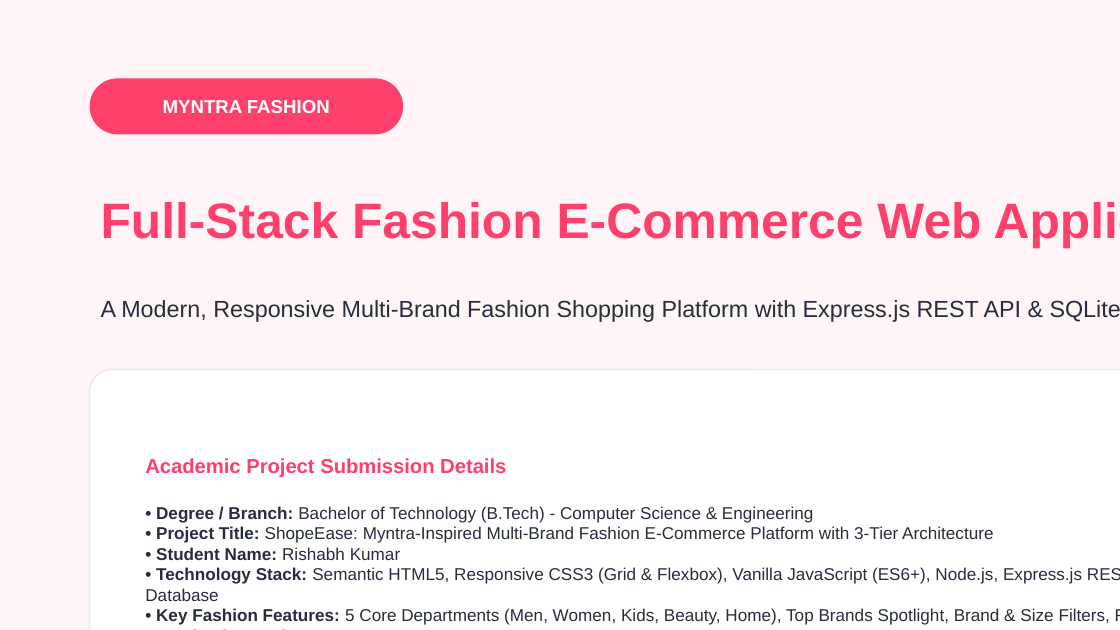
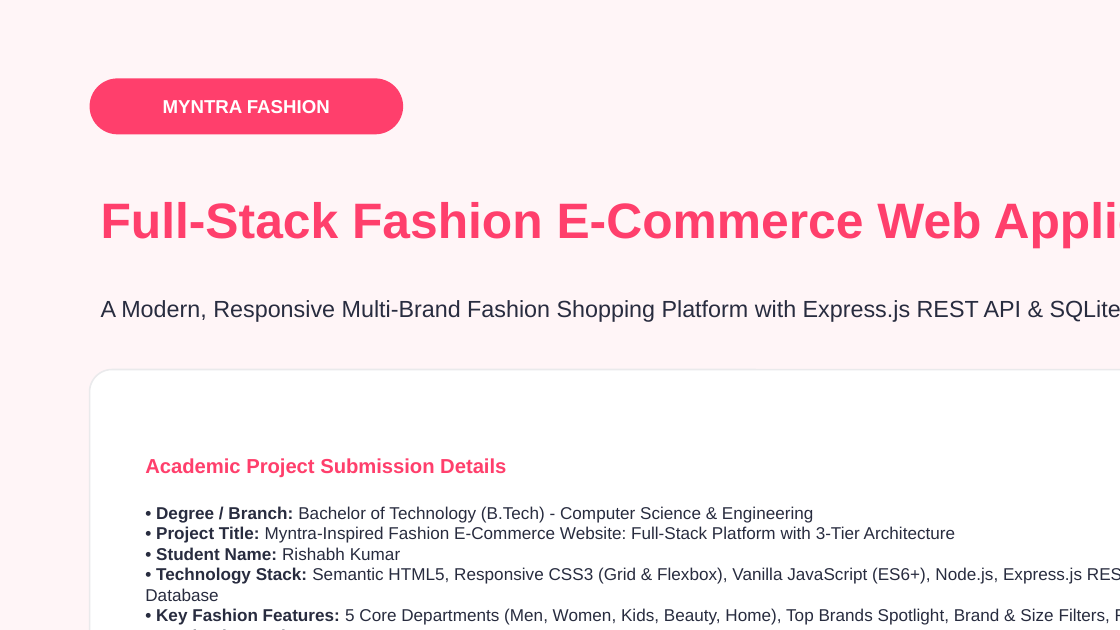
Before and after one commit to krishabh7928-jpg/meesho-clone-, a slide deck: slide 1 of Myntra_Fashion_BTech_Project_Presentation.pptx. Drawn at 1120x630 pixels with LibreOffice and Linux fonts; fonts in the diff are those of the drawing. Boxes give left, top, right and bottom in pixels: in the first picture for what was removed or moved away, otherwise in the second. Text is boxed around its words. In the diff, an @@ line names an element or a change of style, - is before the commit and + after.

Commit message:
Final project identity cleanup: rename ShopeEase/Meesho to Myntra-Inspired Fashion E-Commerce Website

```diff
--- a/Myntra_Fashion_BTech_Project_Presentation.pptx
+++ b/Myntra_Fashion_BTech_Project_Presentation.pptx
@@ text at [145, 458, 1110, 625]: text changed @@
-Academic Project Submission Details
-• Degree / Branch: Bachelor of Technology (B.Tech) - Computer Science & Engineering
-• Project Title: ShopeEase: Myntra-Inspired Multi-Brand Fashion E-Commerce Platform with 3-Tier Architecture
-• Student Name: Rishabh Kumar
-• Technology Stack: Semantic HTML5, Responsive CSS3 (Grid & Flexbox), Vanilla JavaScript (ES6+), Node.js, Express.js REST API, SQLite Embedded Database
-• Key Fashion Features: 5 Core Departments (Men, Women, Kids, Beauty, Home), Top Brands Spotlight, Brand & Size Filters, Resilient Dual-Mode Fallback
-• Academic Session: 2026
+Academic Project Submission Details
+• Degree / Branch: Bachelor of Technology (B.Tech) - Computer Science & Engineering
+• Project Title: Myntra-Inspired Fashion E-Commerce Website: Full-Stack Platform with 3-Tier Architecture
+• Student Name: Rishabh Kumar
+• Technology Stack: Semantic HTML5, Responsive CSS3 (Grid & Flexbox), Vanilla JavaScript (ES6+), Node.js, Express.js REST API, SQLite Embedded Database
+• Key Fashion Features: 5 Core Departments (Men, Women, Kids, Beauty, Home), Top Brands Spotlight, Brand & Size Filters, Resilient Dual-Mode Fallback
+• Academic Session: 2026
```
Also in this commit, not shown: 7 other files.
